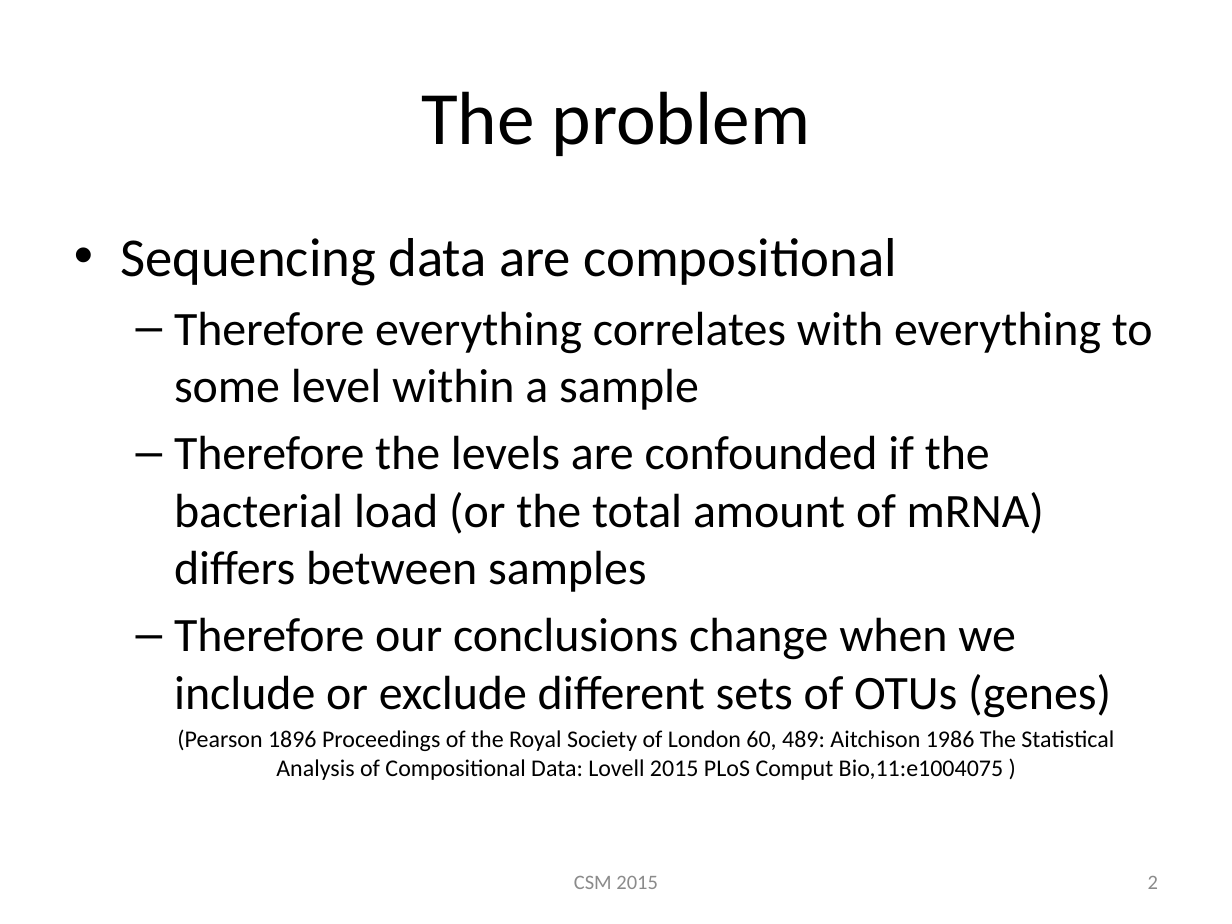
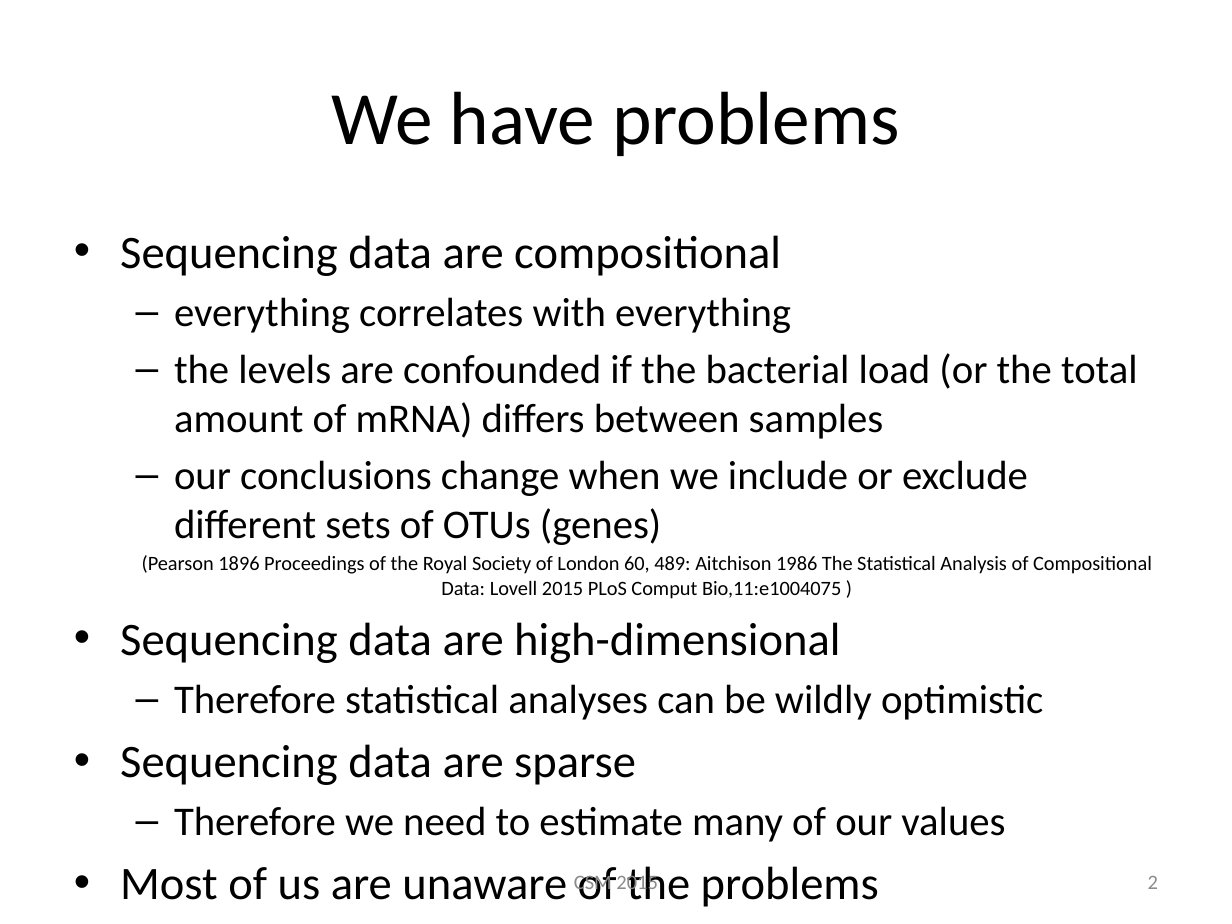
Before and after one commit to ggloor/compositions, a slide deck: slide 2 of CSM_2015_r.pptx. Drawn at 1232x924 pixels with LibreOffice and Linux fonts; fonts in the diff are those of the drawing. Boxes give left, top, right and bottom in pixels: in the first picture for what was removed or moved away, otherwise in the second. Text is boxed around its words. In the diff, an @@ line names an element or a change of style, - is before the commit and + after.

```diff
--- a/CSM_2015_r.pptx
+++ b/CSM_2015_r.pptx
@@ title at <box>331,91,900,156</box>: text changed @@
-The problem
+We have problems
@@ text at <box>120,235,1152,599</box>: size 32 to 27.2 pt in "Sequencing data are compositional"; size 14 to 11.9 pt in "(Pearson 1896 Proceedings of the Royal Society ..." @@
@@ text at <box>174,297,1138,545</box>: text changed; size 28 to 23.8 pt @@
-  – Therefore everything correlates with everything to some level within a sample
-  – Therefore the levels are confounded if the bacterial load (or the total amount of mRNA) differs between samples
-  – Therefore our conclusions change when we include or exclude different sets of OTUs (genes)
+  – everything correlates with everything
+  – the levels are confounded if the bacterial load (or the total amount of mRNA) differs between samples
+  – our conclusions change when we include or exclude different sets of OTUs (genes)
@@ text at <box>120,622,1043,842</box>: paragraphs added @@
+• Sequencing data are high-dimensional
+  – Therefore statistical analyses can be wildly optimistic
+• Sequencing data are sparse
+  – Therefore we need to estimate many of our values
+• Most of us are unaware of the problems
```
Also in this commit, not shown: 2 other slides changed, 2 slides added, 1 slide removed.
